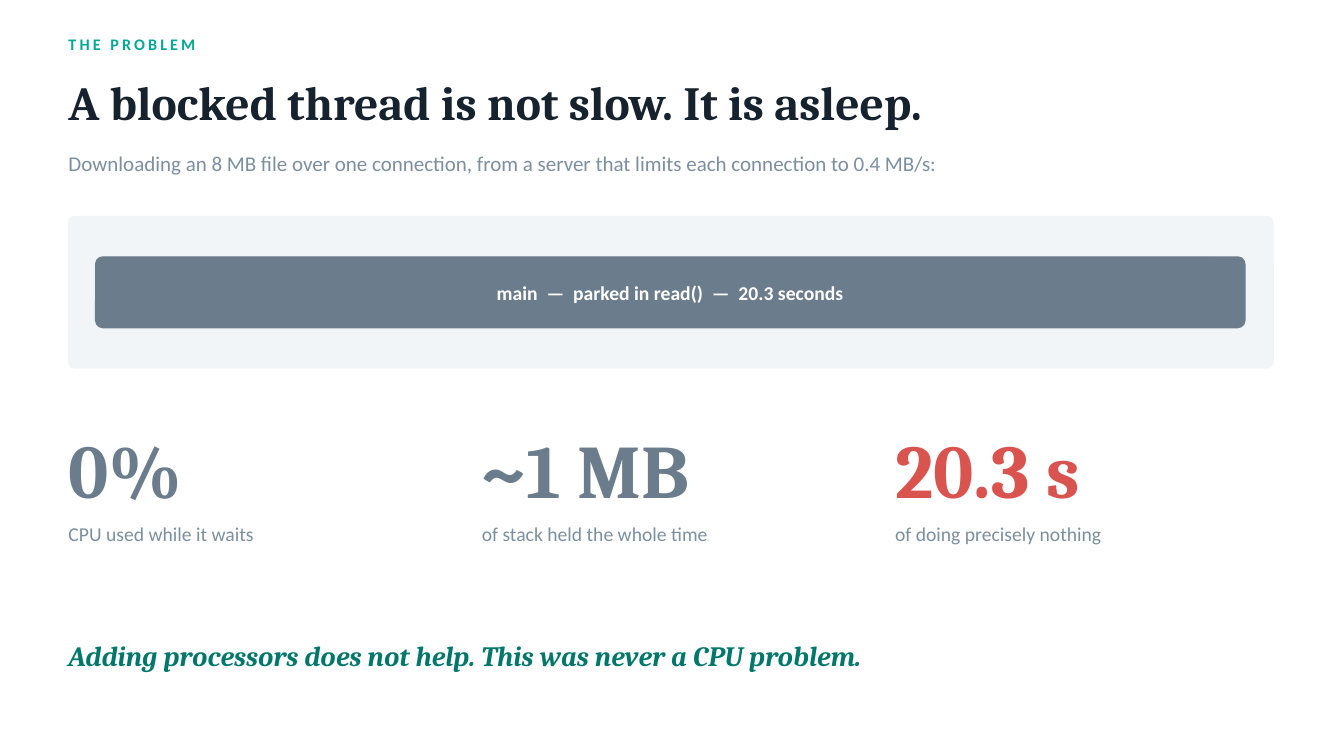
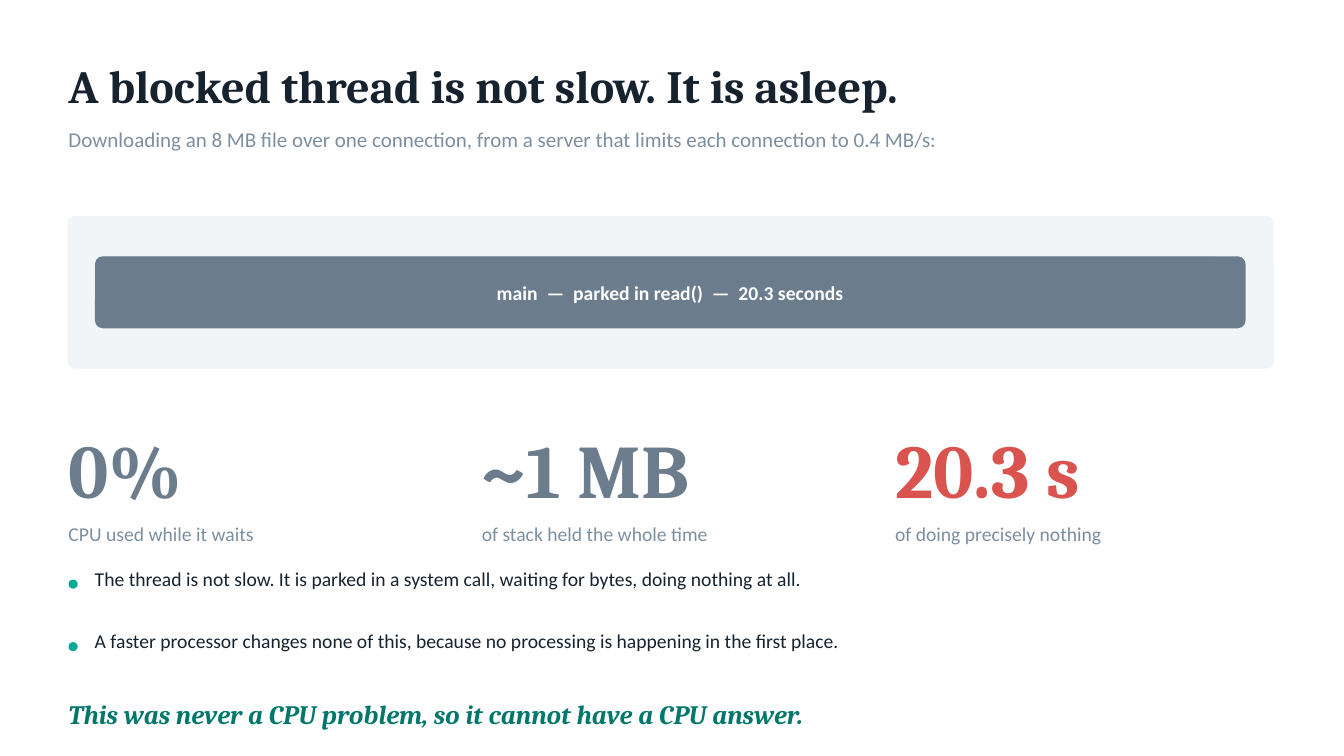
Before and after one commit to techadnank9/completablefuture-demo, a slide deck: slide 2 of CompletableFuture-Presentation.pptx. Drawn at 1344x756 pixels with LibreOffice and Linux fonts; fonts in the diff are those of the drawing. Boxes give left, top, right and bottom in pixels: in the first picture for what was removed or moved away, otherwise in the second. Text is boxed around its words. In the diff, an @@ line names an element or a change of style, - is before the commit and + after.

```diff
--- a/CompletableFuture-Presentation.pptx
+++ b/CompletableFuture-Presentation.pptx
@@ text "A blocked thread is not ...": place and size @@
-text "A blocked thread is not ..." at [68, 87, 921, 130]
+text "A blocked thread is not ..." at [68, 71, 898, 113]
@@ text "A blocked thread is not ..." at [68, 71, 898, 113]: size 34 to 33 pt @@
@@ text removed at [68, 39, 195, 50] @@
-THE PROBLEM
@@ text "Downloading an 8 MB file ...": place and size @@
-text "Downloading an 8 MB file ..." at [68, 156, 936, 175]
+text "Downloading an 8 MB file ..." at [68, 132, 936, 151]
@@ text "Downloading an 8 MB file ..." at [68, 132, 936, 151]: vertical alignment middle to top @@
@@ ellipse added at [69, 580, 78, 589], fill #00A896 @@
@@ text added at [95, 572, 800, 590], 14 pt, text #16232E @@
+The thread is not slow. It is parked in a system call, waiting for bytes, doing nothing at all.
@@ ellipse added at [69, 642, 78, 651], fill #00A896 @@
@@ text added at [95, 634, 838, 652], 14 pt, text #16232E @@
+A faster processor changes none of this, because no processing is happening in the first place.
@@ text at [68, 705, 803, 730]: text changed; size 20 to 19 pt @@
-Adding processors does not help. This was never a CPU problem.
+This was never a CPU problem, so it cannot have a CPU answer.
```
Also in this commit, not shown: 7 other slides changed, 1 slide added, 2 other files.
